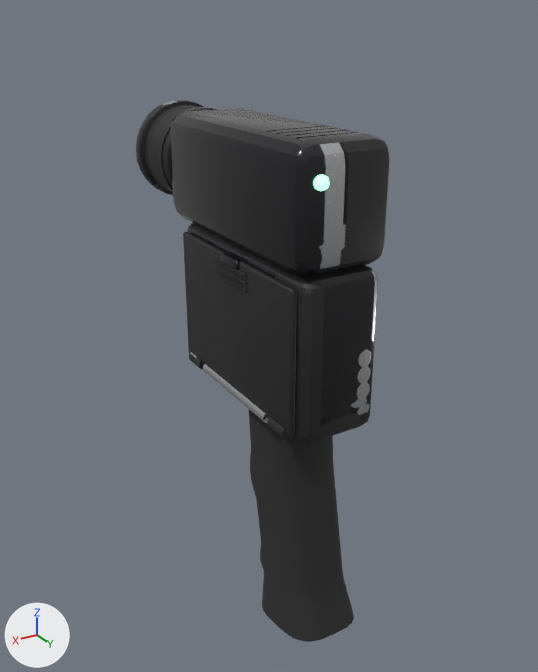
One commit to the FBX model art/props/export/TapePlayer.fbx: the scene before it, then after it.
Rendered twice from a camera (50 mm lens) standing at (0.495, 0.813, 0.381) and looking at (-0.019, -0.043, -0.047). The axes (+X, +Y, +Z) are drawn at lower left. The lights are the same throughout. The first picture is the older version.

Names of what the first picture shows: 'Body', 'Door', 'Handle' and 1 more.
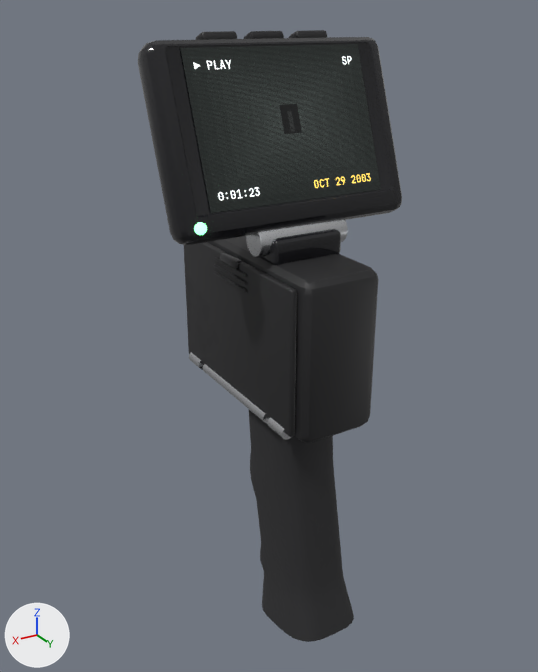
Where the newer file only moved an object's origin or applied its transform, the numbers keep the older frame.

Pixel boxes [x1, y1, x2, y2] of what changed, in the pictures (538 x 672 px):
'Body', reshaped (20% taller)
    before: [136, 100, 390, 443]
    after: [138, 30, 402, 443]
'Screen', added
    after: [180, 44, 381, 213]
part 1 of me_body, added
    after: [138, 37, 402, 245]
part 2 of me_body, added
    after: [246, 218, 348, 257]
part 3 of me_body, added
    after: [289, 30, 327, 38]
part 4 of me_body, added
    after: [244, 31, 284, 39]
part 5 of me_body, added
    after: [195, 31, 237, 40]
part 6 of me_body, added
    after: [259, 229, 341, 265]
part 7 of me_body, deleted
    before: [136, 100, 204, 195]
part 8 of me_body, deleted
    before: [144, 105, 209, 192]
part 9 of me_body, deleted
    before: [158, 107, 217, 191]
part 10 of me_body, deleted
    before: [170, 108, 390, 275]
part 11 of me_body, surface changed
    before: [187, 223, 378, 440]
    after: [189, 236, 378, 440]

Patch to the scene script:
```diff
--- a/art/props/export/TapePlayer.fbx.py
+++ b/art/props/export/TapePlayer.fbx.py
@@ img_screen_playback_png @@
+img_screen_playback_png = load_image('screen_playback.png', '_unpacked/screen_playback.png', 512, 384, 'sRGB')
@@ mat_m_screen @@
+mat_m_screen = bpy.data.materials.new('M_Screen')
+# uses the picture img_screen_playback_png
@@ me_body @@
 # used by ob_body; location = (0.0, -0.062, 0.054)
-me_body.from_pydata(...)  # 1624 vertices, 1269 faces; spans x -0.073..0.073, y -0.225..0.225, z -0.209..0.209
+me_body.from_pydata(...)  # 1450 vertices, 1270 faces; spans x -0.163..0.163, y -0.101..0.225, z -0.209..0.31
+# me_body part 1: a new loose piece of 170 vertices spanning x -0.163..0.163, y 0.023..0.134, z 0.083..0.302, in mat_m_tape_player_body
+# me_body part 2: a new loose piece of 120 vertices spanning x -0.064..0.064, y 0.101..0.139, z 0.058..0.096, in mat_m_tape_player_body
+# me_body part 3: a new loose piece of 96 vertices spanning x -0.087..-0.041, y 0.027..0.05, z 0.294..0.31, in mat_m_tape_player_body
+# me_body part 4: a new loose piece of 96 vertices spanning x -0.023..0.023, y 0.027..0.05, z 0.294..0.31, in mat_m_tape_player_body
+# me_body part 5: a new loose piece of 96 vertices spanning x 0.041..0.087, y 0.027..0.05, z 0.294..0.31, in mat_m_tape_player_body
+# me_body part 6: a new loose piece of 96 vertices spanning x -0.05..0.05, y 0.091..0.149, z 0.048..0.083, in mat_m_tape_player_body
+# me_body part 7: the loose piece of 320 vertices spanning x -0.073..0.073, y -0.225..-0.205, z 0.063..0.209 is deleted
+# me_body part 8: the loose piece of 240 vertices spanning x -0.067..0.067, y -0.206..-0.119, z 0.069..0.203 is deleted
+# me_body part 9: the loose piece of 80 vertices spanning x -0.069..0.069, y -0.144..-0.135, z 0.066..0.205 is deleted
+# me_body part 10
+# 144 vertices are removed from x -0.067..0.067, y -0.125..0.225, z 0.054..0.206
+# 122 faces are deleted
+# me_body part 11: 625 kept faces spanning x -0.057..0.069, y -0.101..0.225, z -0.209..0.054 get new texture (UV) coordinates
+# other edits to the shape of me_body do not show in these pictures
 me_body.materials.append(mat_m_tape_player_body)
@@ me_screen @@
+me_screen.from_pydata(...)  # 4 vertices, 1 face; spans x -0.122..0.122, y -0.031..0.031, z -0.086..0.086
+me_screen.materials.append(mat_m_screen)
@@ ob_screen @@
+ob_screen = bpy.data.objects.new('Screen', me_screen)
+ob_screen.location = (0.0, 0.034, 0.262)
```
